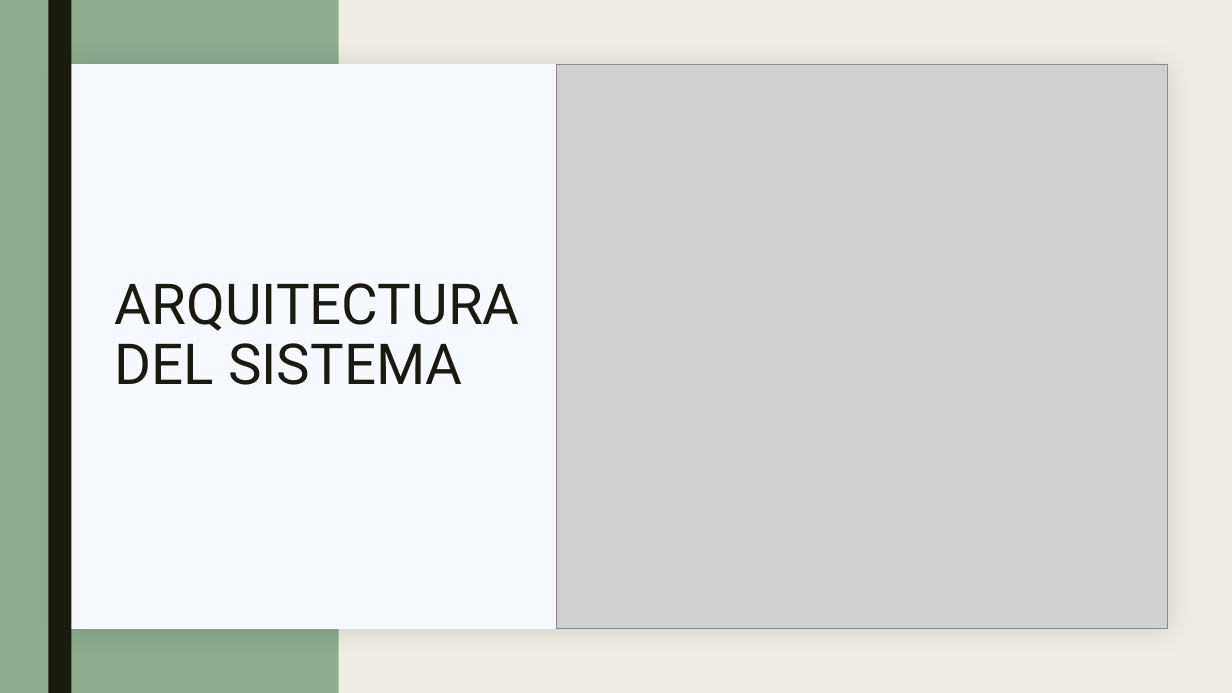
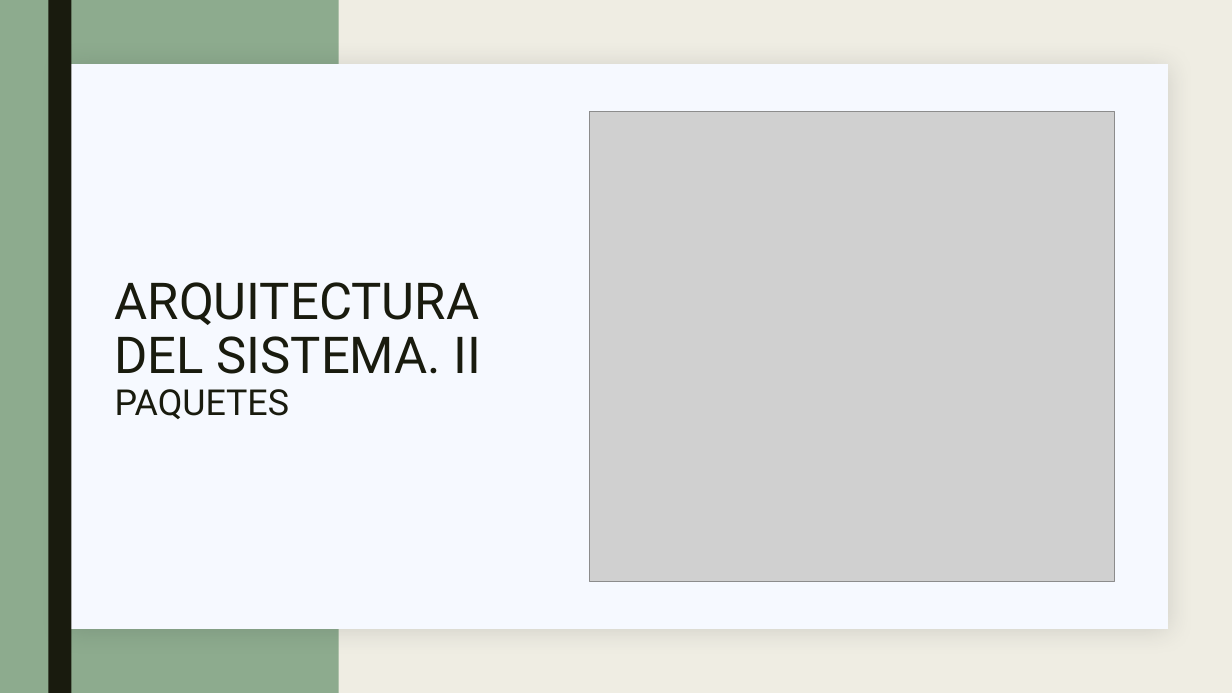
Before and after one commit to golmenero/tfg_inmobiliaria, a slide deck: slide 14 of MATERIAL/Defensa/Presentación.pptx (slide 7 before the commit). Drawn at 1232x693 pixels with LibreOffice and Linux fonts; fonts in the diff are those of the drawing; grey boxes stand for pictures; background and template pictures are left out. Boxes give left, top, right and bottom in pixels: in the first picture for what was removed or moved away, otherwise in the second. Text is boxed around its words. In the diff, an @@ line names an element or a change of style, - is before the commit and + after.

```diff
--- a/MATERIAL/Defensa/Presentación.pptx
+++ b/MATERIAL/Defensa/Presentación.pptx
@@ picture: place and size @@
-picture at <box>556,64,1168,628</box>
+picture at <box>590,112,1115,581</box>
@@ title at <box>115,282,482,419</box>: text changed; size 44 to 39.6 pt @@
-ARQUITECTURA DEL SISTEMA
+ARQUITECTURA DEL SISTEMA. II
+PAQUETES
```
Also in this commit, not shown: 7 other slides changed, 16 slides added, 6 slides removed, 5 other files.
